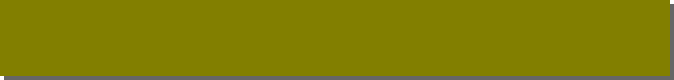
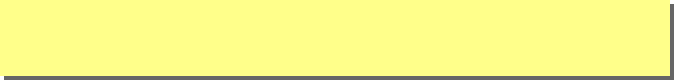
Revision of a layered w=674, h=80 image; what changed, layer by layer:
painted on "图层" over <box>0,0,670,76</box>
